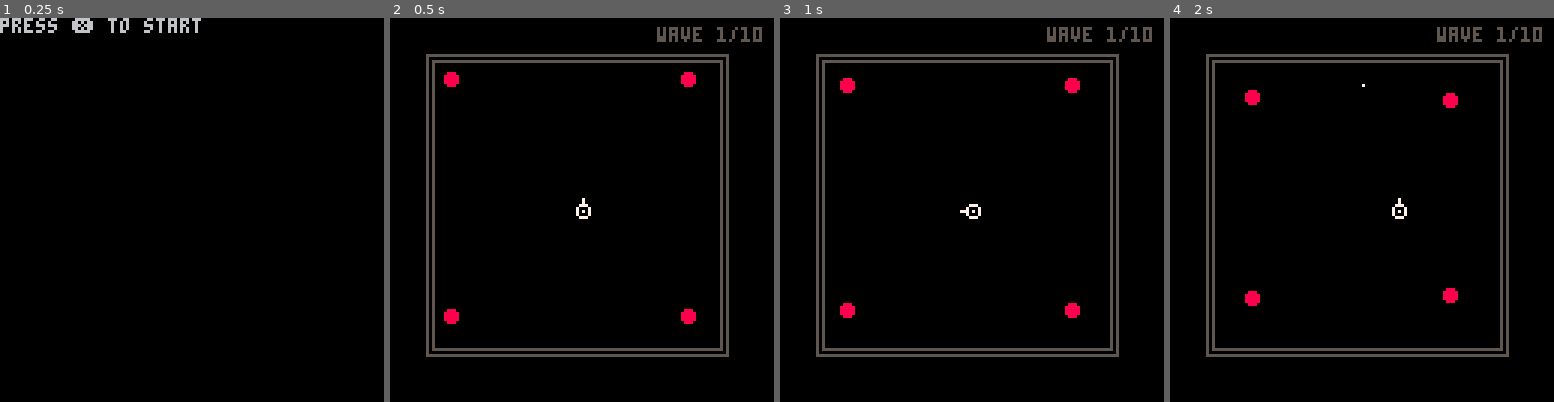
Above: before the commit, frames 1-4 (left to right).
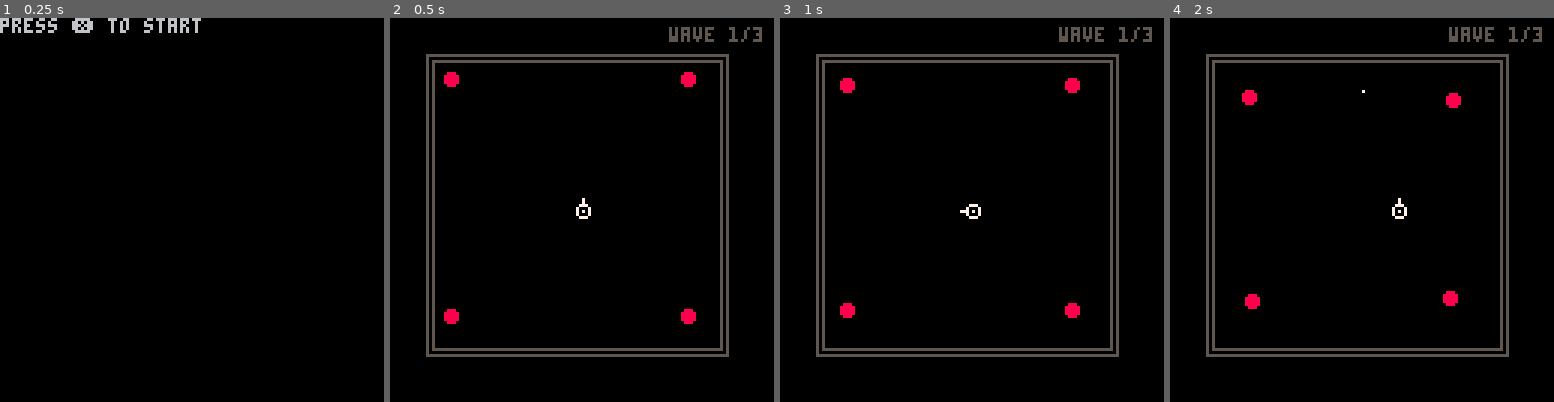
Above: after the commit, the same moments.

Repository: yeonghoey/pico-8
Game: PICO-8 cartridge gs/gs.p8
Two runs of this game, one before a commit and one after it. Both use one fixed random seed, a clock stepped at 60 frames per second and the inputs below.
Inputs:
- Up to frame 1 (0.25 s): no input
- Up to frame 2 (0.5 s): tap X (X key) at 0.33 s
- Up to frame 3 (1 s): tap O (Z key) at 0.7 s
- Up to frame 4 (2 s): tap X (X key) at 1.07, 1.85 s; hold Right from 1.6 s (still down); tap O (Z key) at 1.7 s

Frame 1 is identical in both runs. In frame 2, 0.4% of the frame differs, in the area x 69-97%, y 2-7%; in frame 3, 0.4%; in frame 4, 0.6%, in the area x 18-97%, y 2-76%.

Commit message:
Working on gs

Diff:
--- a/gs/gs.p8
+++ b/gs/gs.p8
@@ -173,11 +171,7 @@
 
 
 thud=tfsm{}
-
 thud[1]=tstate{ -- main
-	enter=function(s)
-		labwave:animate_col()
-	end,
 	update=function(s)
 		labwave:update()
 	end,
@@ -243,16 +235,30 @@
 	init=function(s)
 		spawn_area()
 		spawn_pship(64,64)
-		-- test
-		spawn_eship(teship1,20,20)
-		spawn_eship(teship1,100,20)
-		spawn_eship(teship1,20,100)
-		spawn_eship(teship1,100,100)
+		s.on_start_wave=tevent:new()
 		s:start()
 	end,
-}
-
-tgame[1]=tstate{ -- play
+	render=function(s)
+		foreach(eships,sf.draw)
+		foreach(bullets,sf.draw)
+		area:draw()
+		pship:draw()
+	end,
+}
+tgame[1]=tstate{ -- spawn
+	update=function(s)
+		local wave=waves[wave_num]
+		for arg in all(wave) do
+			spawn_eship(unpack(arg))
+		end
+		s.on_start_wave:invoke()
+		s:trans(2)
+	end,
+	draw=function(s)
+		s:render()
+	end,
+}
+tgame[2]=tstate{ -- play
 	update=function(s)
 		check_bullets()
 		check_eships()
@@ -262,10 +268,14 @@
 		pship:update()
 	end,
 	draw=function(s)
-		foreach(eships,sf.draw)
-		foreach(bullets,sf.draw)
-		area:draw()
-		pship:draw()
+		s:render()
+	end,
+}
+tgame[3]=tstate{
+	update=function(s)
+	end,
+	draw=function(s)
+		s:render()
 	end,
 }
 
@@ -580,6 +583,13 @@
 function spawn_hud()
 	labwave=tlabwave:new()
 	hud=thud:new()
+	game.on_start_wave:add(function()
+		local k=wave_num
+		local n=#waves
+		labwave.str=
+			"wave "..k.."/"..n
+		labwave:animate_col()
+	end)
 end
 
 function spawn_game()
@@ -590,6 +600,7 @@
 end
 
 function reset_gameparams()
+	wave_num=1
 	cooldown_d=30
 	invincible_d=30
 end
@@ -635,6 +646,14 @@
 function on_destroy_eship(e)
 	del(eships,e)
 	sfx(sfx_destroy)
+	if #eships==0 then
+		wave_num+=1
+		if wave_num<=#waves then
+			game:trans(1)
+		else
+			game:trans(3) -- end
+		end
+	end
 end
 
 function check_bullets()
@@ -676,6 +695,30 @@
 -->8
 -- constants
 
+-- wave
+waves={}
+
+waves[1]={
+	{teship1,20,20},
+	{teship1,100,20},
+	{teship1,20,100},
+	{teship1,100,100},
+}
+
+waves[2]={
+	{teship1,20,20},
+	{teship1,100,20},
+	{teship1,20,100},
+	{teship1,100,100},
+}
+
+waves[3]={
+	{teship1,20,20},
+	{teship1,100,20},
+	{teship1,20,100},
+	{teship1,100,100},
+}
+
 -- sfx
 sfx_destroy=0
 sfx_fire=1
